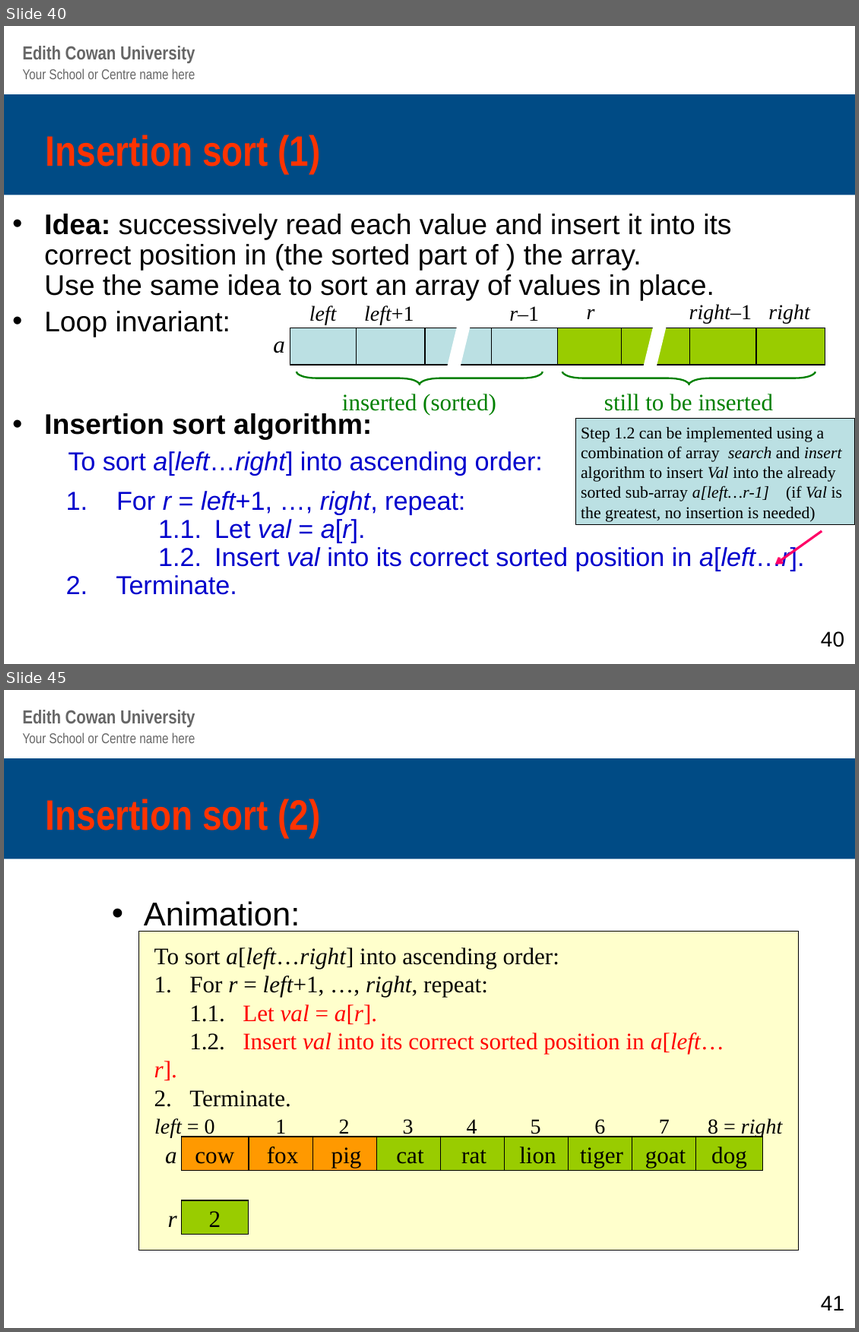
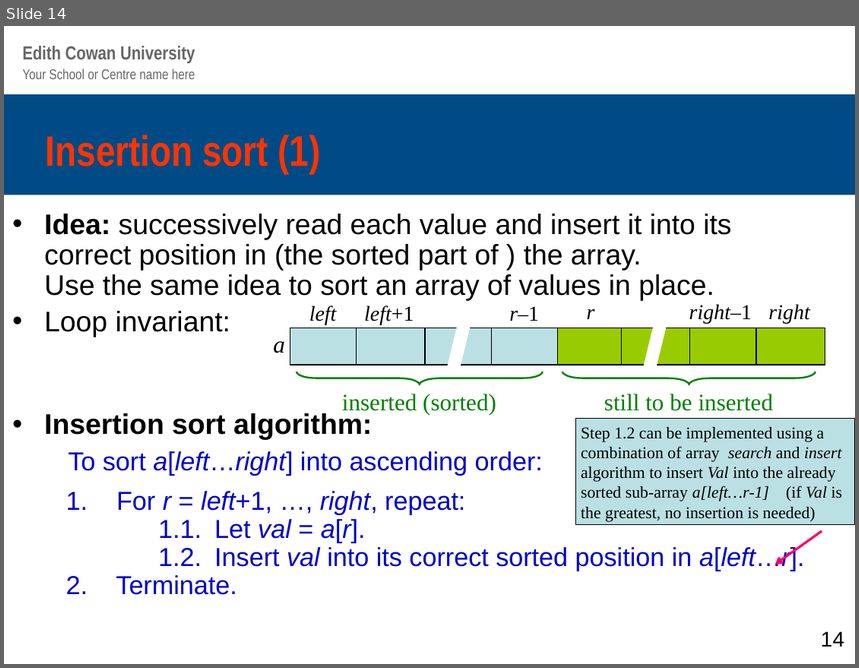
Before and after one commit to martymcflywa/ecu, a slide deck: year_1/sem_2/CSP2348_data_structures/module_04/src/lecture04_Array_Sorting.pptx. Shown one above the other, each under a label of ours: slides 40 and 45 before the commit, slide 14 after it; the slides between them are not shown. The pictures are 859x1332 and 859x668 pixels, drawn with LibreOffice and Linux fonts; fonts in the diff are those of the drawing; background and template pictures are left out. Boxes give left, top, right and bottom in pixels: in the first picture for what was removed or moved away, otherwise in the second. Text is boxed around its words. In the diff, an @@ line names an element or a change of style, - is before the commit and + after.

```diff
--- a/year_1/sem_2/CSP2348_data_structures/module_04/src/lecture04_Array_Sorting.pptx
+++ b/year_1/sem_2/CSP2348_data_structures/module_04/src/lecture04_Array_Sorting.pptx
@@ slide 45 removed at [4,690,855,1328], background #FFFFFF; not listed: 3 template elements that a slide beside it also shows @@
@@ title removed at [46,799,321,837] @@
-Insertion sort (2)
@@ text removed at [144,901,300,932] @@
-• Animation:
@@ group removed at [139,931,798,1250]: 12 texts, 11 rectangles @@
-To sort a[left…right] into ascending order:
-1. For r = left+1, …, right, repeat:
-1.1. Let val = a[r].
-1.2. Insert val into its correct sorted position in a[left…r].
-2. Terminate.
-cow
-left = 0
-1
-2
-3
-4
-5
-8 = right
-fox
-pig
-cat
-rat
-lion
-tiger
-2
-a
-r
-goat
-dog
-6
-7
@@ text removed at [821,1296,845,1311] @@
-41
@@ what was slide 40 is now slide 14 @@
@@ page number at [821,632,845,647]: text changed @@
-40
+14
```
Also in this commit, not shown: 3 slides changed, 50 other slides removed, 6 other files.
